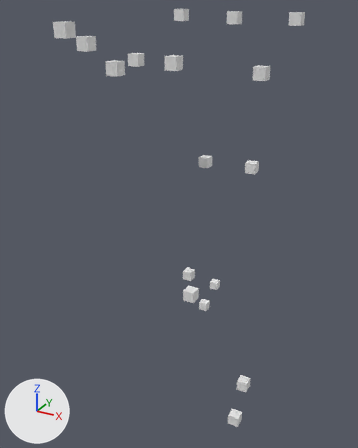
Renders of the Blender file resources/person/walk_forward.blend from each side of a commit.
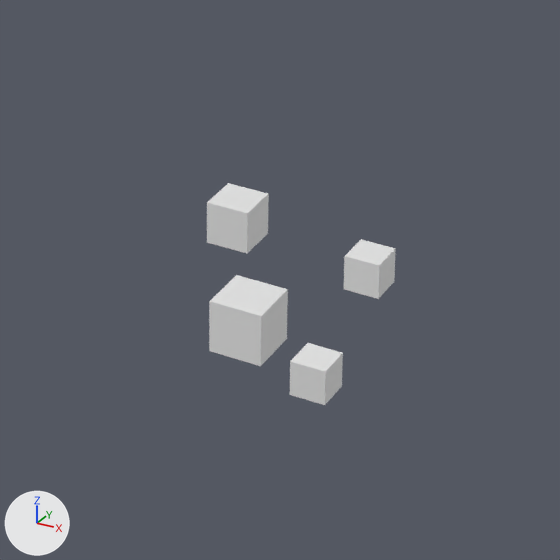
Each version appears first whole from a 50 mm lens placed at (0.728, -1.722, 1.429), pointed at (-0.034, -0.336, 0.736), and next in a close-up on the part from 40% to 70% of the width and 52% to 76% of the height. Lighting does not change. The marker at lower left points along +X, +Y and +Z.

Names of what the first close-up shows: 'fl1', 'fr1', 'fr2', 'fr3'.
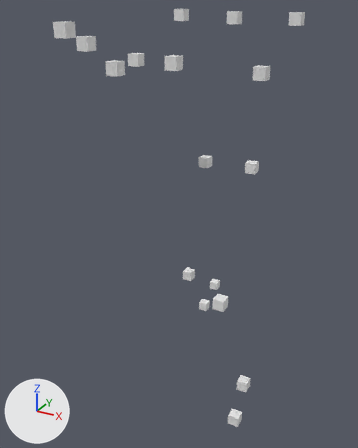
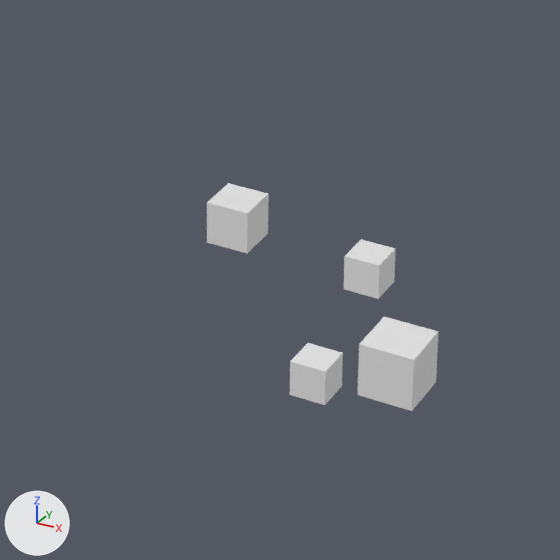
Where the change shows, as pixel boxes (x1, y1, x2, y2) in the close-ups (560 x 560 px):
'fl1', moved: before (209, 275, 288, 366); after (358, 316, 438, 411)

The change, as a diff of the scene's bpy script:
```diff
--- a/resources/person/walk_forward.blend.py
+++ b/resources/person/walk_forward.blend.py
@@ ob_fl1 @@
 ob_fl1 = bpy.data.objects.new('fl1', me_cube_002)
-ob_fl1.location = (0.0398, -0.3827, 0.4989)
+ob_fl1.location = (0.1531, -0.3827, 0.4989)
 ob_fl1.scale = (0.02, 0.02, 0.02)
```
